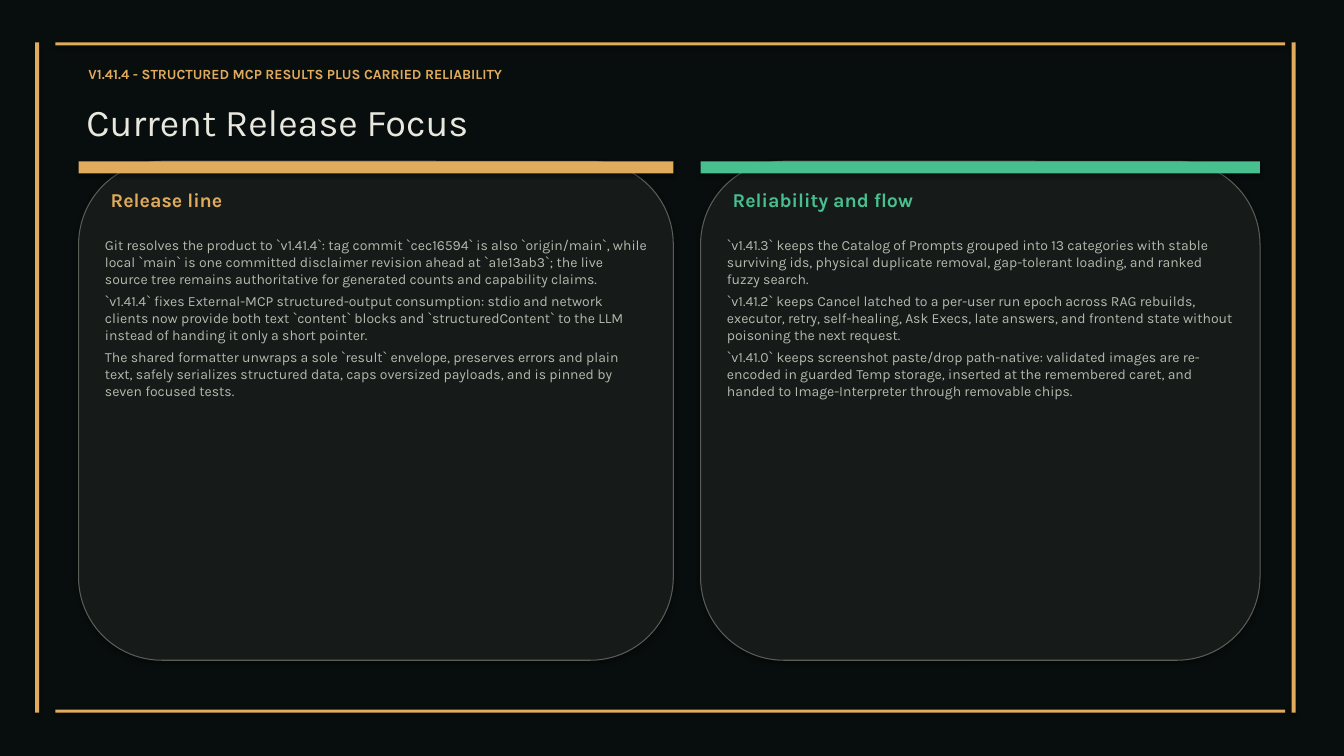
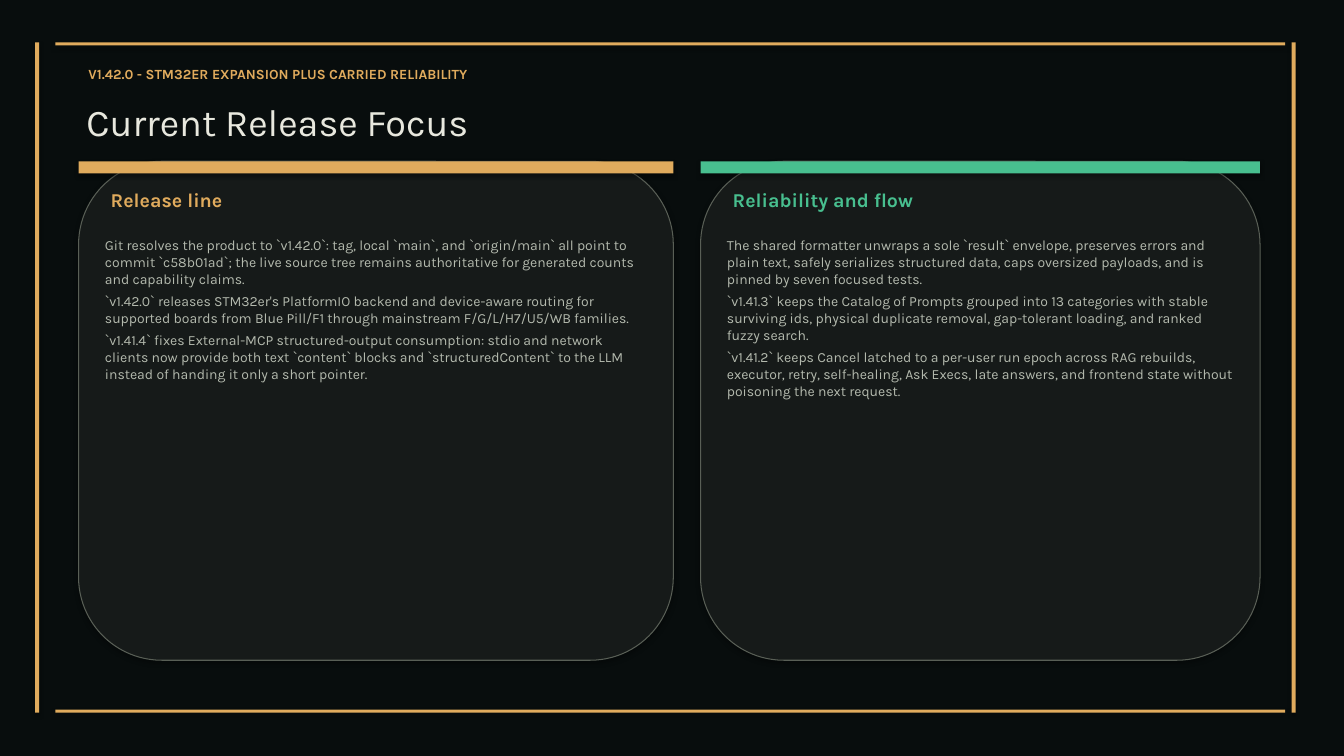
Before and after one commit to XAIHT/Tlamatini, a slide deck: slide 23 of Tlamatini_eXtended_Artificial_Intelligence_Humanly_Tempered.pptx (slide 20 before the commit). Drawn at 1344x756 pixels with LibreOffice and Linux fonts; fonts in the diff are those of the drawing. Boxes give left, top, right and bottom in pixels: in the first picture for what was removed or moved away, otherwise in the second. Text is boxed around its words. In the diff, an @@ line names an element or a change of style, - is before the commit and + after.

```diff
--- a/Tlamatini_eXtended_Artificial_Intelligence_Humanly_Tempered.pptx
+++ b/Tlamatini_eXtended_Artificial_Intelligence_Humanly_Tempered.pptx
@@ text at (x1=88, y1=69, x2=467, y2=79): text changed @@
-V1.41.4 - STRUCTURED MCP RESULTS PLUS CARRIED RELIABILITY
+V1.42.0 - STM32ER EXPANSION PLUS CARRIED RELIABILITY
@@ text at (x1=105, y1=239, x2=634, y2=327): text changed @@
-Git resolves the product to `v1.41.4`: tag commit `cec16594` is also `origin/main`, while local `main` is one committed disclaimer revision ahead at `a1e13ab3`; the live source tree remains authoritative for generated counts and capability claims.
+Git resolves the product to `v1.42.0`: tag, local `main`, and `origin/main` all point to commit `c58b01ad`; the live source tree remains authoritative for generated counts and capability claims.
+`v1.42.0` releases STM32er's PlatformIO backend and device-aware routing for supported boards from Blue Pill/F1 through mainstream F/G/L/H7/U5/WB families.
@@ text at (x1=727, y1=239, x2=1205, y2=288): paragraph added @@
+The shared formatter unwraps a sole `result` envelope, preserves errors and plain text, safely serializes structured data, caps oversized payloads, and is pinned by seven focused tests.
@@ text at (x1=105, y1=351, x2=618, y2=396): paragraph removed @@
-The shared formatter unwraps a sole `result` envelope, preserves errors and plain text, safely serializes structured data, caps oversized payloads, and is pinned by seven focused tests.
@@ text at (x1=727, y1=351, x2=1200, y2=400): paragraph removed @@
-`v1.41.0` keeps screenshot paste/drop path-native: validated images are re-encoded in guarded Temp storage, inserted at the remembered caret, and handed to Image-Interpreter through removable chips.
```
Also in this commit, not shown: 27 other slides changed, 5 slides added, 1 slide removed, 7 other files.
